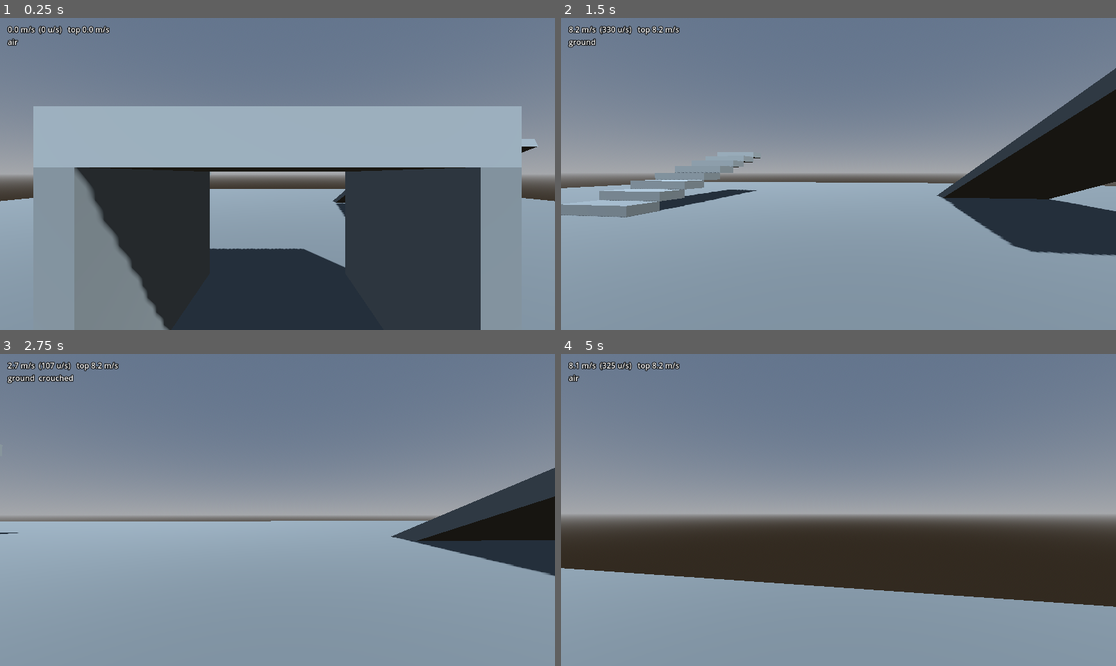
Above: before the commit, frames 1-4 (two rows, left to right).
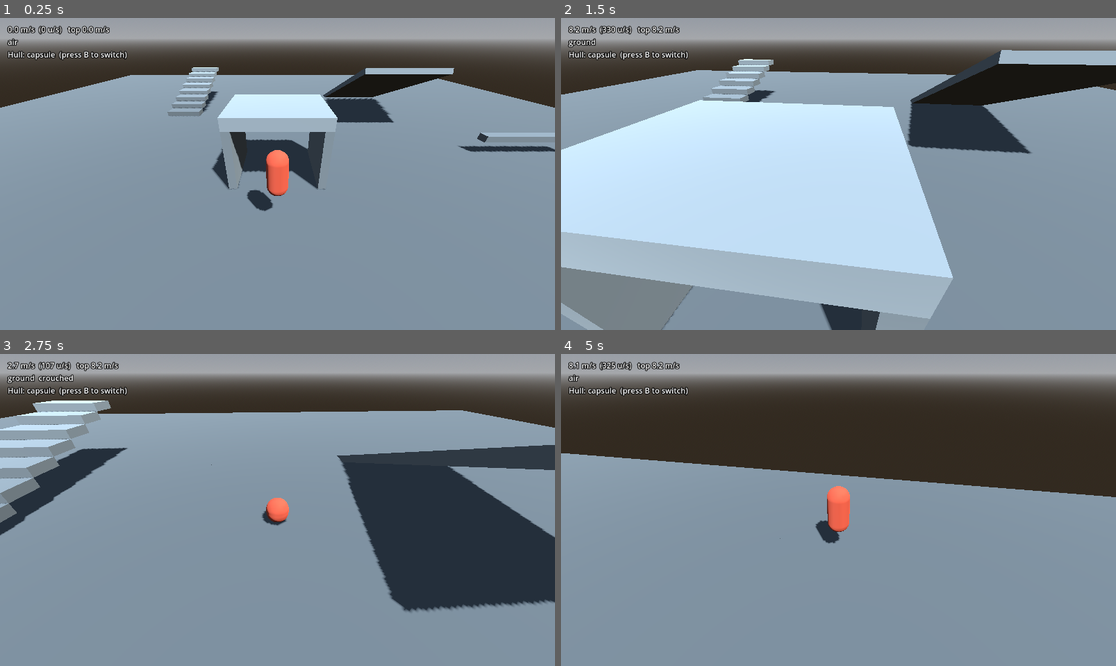
Above: after the commit, the same moments.

Repository: alanfischer/pmove-godot
Game: Godot game, scene res://demo/demo.tscn
The game is run twice, just before and just after one commit, with the same random seed, the same clock (stepped at 60 frames per second) and the same inputs.
Inputs (mouse positions are in pixels of both pictures, inside the frame that each line leads up to):
- Up to frame 1 (0.25 s): no input
- Up to frame 2 (1.5 s): tap B at 0.5, 0.6, 1.25, 1.35 s; move the mouse to (866, 174) at 0.52 s; hold W from 0.53 s (still down); tap Space at 0.77 s; move the mouse to (810, 174) at 1.27 s
- Up to frame 3 (2.75 s): keep holding W; tap Space at 1.52 s; tap B at 2, 2.3 s; move the mouse to (288, 503) at 2.02 s; hold Ctrl from 2.03 s (still down)
- Up to frame 4 (5 s): keep holding W; tap B at 2.75, 3.05, 3.5, 3.6, 4.25, 4.35 s; move the mouse to (832, 516) at 2.77 s; release Ctrl at 2.78 s; tap Shift at 2.85 s; tap Space at 3.02, 3.77, 4.52 s; move the mouse to (877, 513) at 3.52 s; move the mouse to (794, 506) at 4.27 s

The runs differ from the first frame. In frame 1, 68% of the frame differs, in the area x 0-100%, y 0-100%; in frame 2, 83%; in frame 3, 53%; in frame 4, 65%.

Commit message:
Show the demo's hull from a third-person camera, and switch it with B
From the capsule-step-up branch. The player is now a visible mesh that follows
the collision hull through crouches, with an orbit camera framing it. B
switches between a capsule and a 0.8 m box, so the two can be compared on the
same stairs.

A switch keeps the current height and centre, so swapping hulls mid-crouch
stays crouched, including the raised centre of an air crouch. The branch's own
stepping probe isn't taken: it set the hull's position up to 0.45 m forward
without a sweep, and only for capsules. lands_walkable already handles both
hulls without a shape check.

Co-Authored-By: Claude Opus 5.5 <noreply@anthropic.com>
Claude-Session: https://claude.ai/code/session_014R1AA6u8DPbxVpNck5nkqR

Diff:
--- a/demo/demo.gd
+++ b/demo/demo.gd
@@ -7,7 +7,7 @@
 ## as geometry rather than as a .tscn diff. Keys are read directly rather than through an input
 ## map so the demo needs no project setup.
 ##
-## WASD move · Space jump (re-press on landing to bunny-hop) · Ctrl crouch · Shift walk · Esc release mouse
+## WASD move · Space jump (re-press on landing to bunny-hop) · Ctrl crouch · Shift walk · B switch box/capsule hull · Esc release mouse
 
 const Movement = preload("res://addons/pmove/movement.gd")
 const MovementConfig = preload("res://addons/pmove/movement_config.gd")
@@ -19,6 +19,9 @@
 var _sim: Movement.Simulation
 var _state: Movement.MovementState
 var _body: GodotBody
+var _hull_shape: CollisionShape3D
+var _hull_mesh: MeshInstance3D
+var _use_capsule: bool = true
 var _char: CharacterBody3D
 var _camera: Camera3D
 var _readout: Label
@@ -111,21 +114,62 @@
 	_char.floor_snap_length = 0.0
 	_char.platform_floor_layers = 0
 
-	var shape := CollisionShape3D.new()
-	var capsule := CapsuleShape3D.new()
-	capsule.height = _cfg.stand_height
-	capsule.radius = 0.4
-	shape.shape = capsule
-	shape.position.y = _cfg.stand_height * 0.5
-	_char.add_child(shape)
+	_hull_shape = CollisionShape3D.new()
+	_hull_shape.position.y = _cfg.stand_height * 0.5
+	_char.add_child(_hull_shape)
+	_set_hull(_cfg.stand_height)
+
+	_hull_mesh = MeshInstance3D.new()
+	var mat := StandardMaterial3D.new()
+	mat.albedo_color = Color(0.85, 0.35, 0.25)
+	_hull_mesh.material_override = mat
+	_char.add_child(_hull_mesh)
 
 	_camera = Camera3D.new()
-	_camera.position.y = _cfg.stand_eye
-	_char.add_child(_camera)
+	add_child(_camera)
 
 	add_child(_char)
 	_body = GodotBody.new(_char)
 	_state.bind_body(_body)
+
+
+## A fresh shape of the chosen kind at `height`. The centre is left alone: crouching in the
+## air raises it, and a switch mid-crouch must keep that.
+func _set_hull(height: float) -> void:
+	if _use_capsule:
+		var cap := CapsuleShape3D.new()
+		cap.radius = 0.4
+		cap.height = height
+		_hull_shape.shape = cap
+	else:
+		var box := BoxShape3D.new()
+		box.size = Vector3(0.8, height, 0.8)
+		_hull_shape.shape = box
+
+
+func _toggle_hull() -> void:
+	var s = _hull_shape.shape
+	var height: float = s.size.y if s is BoxShape3D else s.height
+	_use_capsule = not _use_capsule
+	_set_hull(height)
+
+
+## The visible hull follows the collision one, which crouching resizes under us.
+func _sync_hull_mesh() -> void:
+	var s = _hull_shape.shape
+	var m = _hull_mesh.mesh
+	if s is BoxShape3D:
+		if not m is BoxMesh:
+			m = BoxMesh.new()
+			_hull_mesh.mesh = m
+		m.size = s.size
+	else:
+		if not m is CapsuleMesh:
+			m = CapsuleMesh.new()
+			_hull_mesh.mesh = m
+		m.radius = s.radius
+		m.height = s.height
+	_hull_mesh.position = _hull_shape.position
 
 
 func _build_hud() -> void:
@@ -150,6 +194,8 @@
 		Input.set_mouse_mode(Input.MOUSE_MODE_VISIBLE)
 	elif event is InputEventMouseButton and event.pressed:
 		Input.set_mouse_mode(Input.MOUSE_MODE_CAPTURED)
+	elif event is InputEventKey and event.pressed and not event.echo and event.keycode == KEY_B:
+		_toggle_hull()
 
 
 func _physics_process(delta: float) -> void:
@@ -166,8 +212,14 @@
 
 	_sim.simulate_tick(_body, _state, cmd)
 
-	_camera.position.y = _state.eye_y
-	_camera.rotation.x = _pitch
+	_sync_hull_mesh()
+
+	# Third-person camera: orbit behind the player and always frame its centre, so
+	# tilting the view never loses the capsule.
+	var pivot := _hull_shape.global_position
+	var offset := Basis(Vector3.UP, _yaw) * Vector3(0.0, 4.0 + _pitch * 2.0, 6.0)
+	_camera.global_position = pivot + offset
+	_camera.look_at(pivot, Vector3.UP)
 
 	if _char.position.y < -20.0:
 		_char.position = Vector3(0, 2, 10)
@@ -178,7 +230,8 @@
 	_top_speed = maxf(_top_speed, speed)
 	# Shown in GoldSrc units too (40 u = 1 m), since that is the vocabulary the numbers that
 	# tune this are written in: sv_maxspeed 320 is the 8 m/s ground cap.
-	_readout.text = "%.1f m/s  (%d u/s)   top %.1f m/s\n%s%s" % [
+	_readout.text = "%.1f m/s  (%d u/s)   top %.1f m/s\n%s%s\nHull: %s  (press B to switch)" % [
 		speed, roundi(speed * 40.0), _top_speed,
 		"ground" if _state.on_floor else "air",
-		"  crouched" if _state.is_crouched else ""]
+		"  crouched" if _state.is_crouched else "",
+		"capsule" if _use_capsule else "box"]
Not shown, added: tests/test_hull_steps.gd.uid
